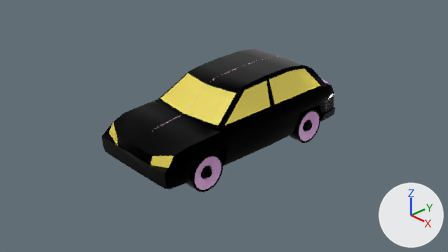
Before and after pictures for a commit that changed the Blender file Tig/try_11.blend.
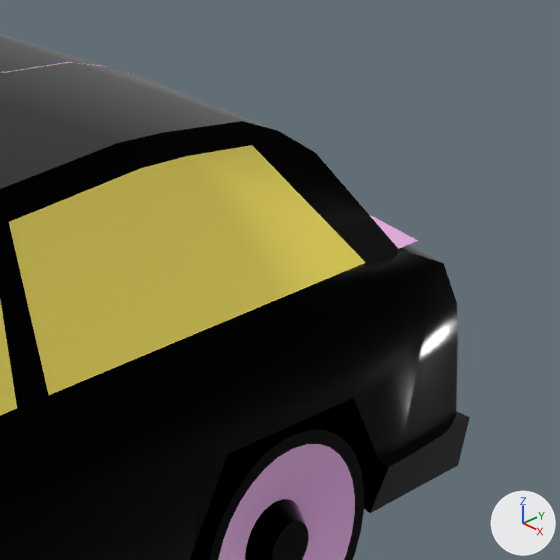
Each version appears first from the file's camera 'Camera', and next in a close-up on the part from 60% to 78% of the width and 19% to 51% of the height. Every picture has the same lights, and +X, +Y and +Z are marked at lower right.

In view in the first close-up: 'CarBody'.
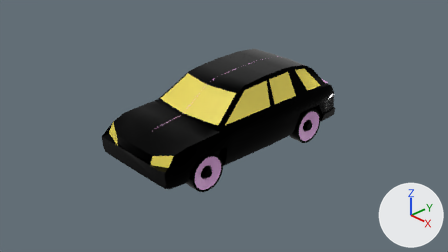
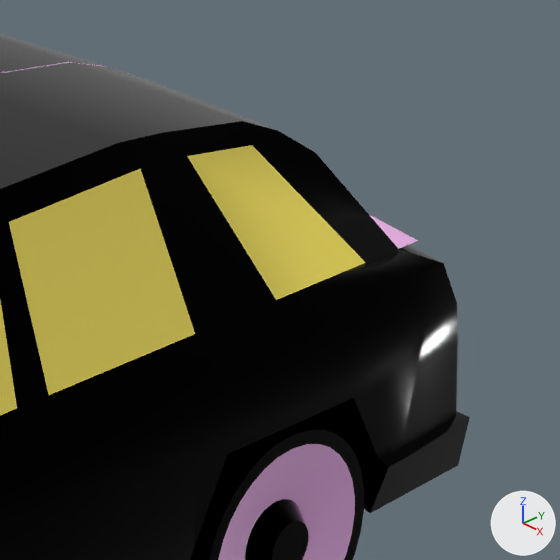
Changed parts and their boxes [x1, y1, x2, y2] in the close-ups (560 x 560 px):
part 1 of me_carbody, recoloured (yellow to black)
    both: [140, 156, 276, 334]

What changed in the scene script:
```text
Change me_carbody:
    where me_carbody.from_pydata(...)  # 1186 vertices, 1027 faces; spans x -0.94..0.94, y -2.11..2.06, z -0.46..1.05
    used by ob_carbody; location = (0.002, 0.067, -0.07)
    me_carbody part 1: all 2 faces centred in x -0.72..0.72, y 1.06, z 0.76 switch from mat_yelllow (yellow #e7d557) to mat_black (black #000000)
```
